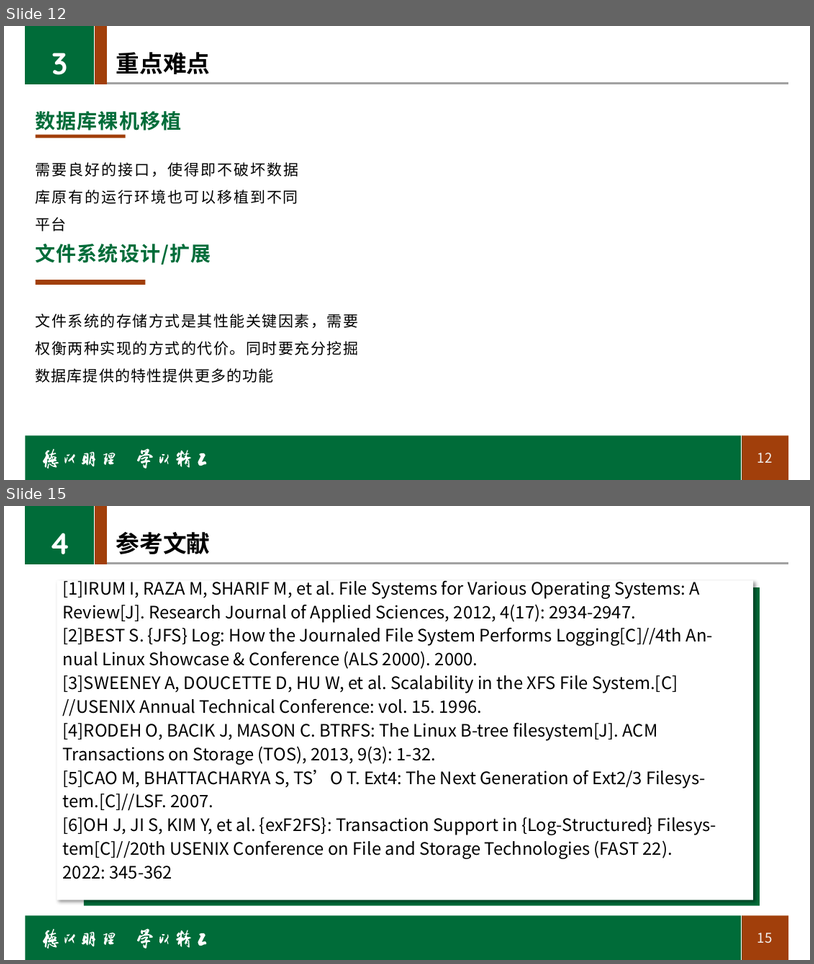
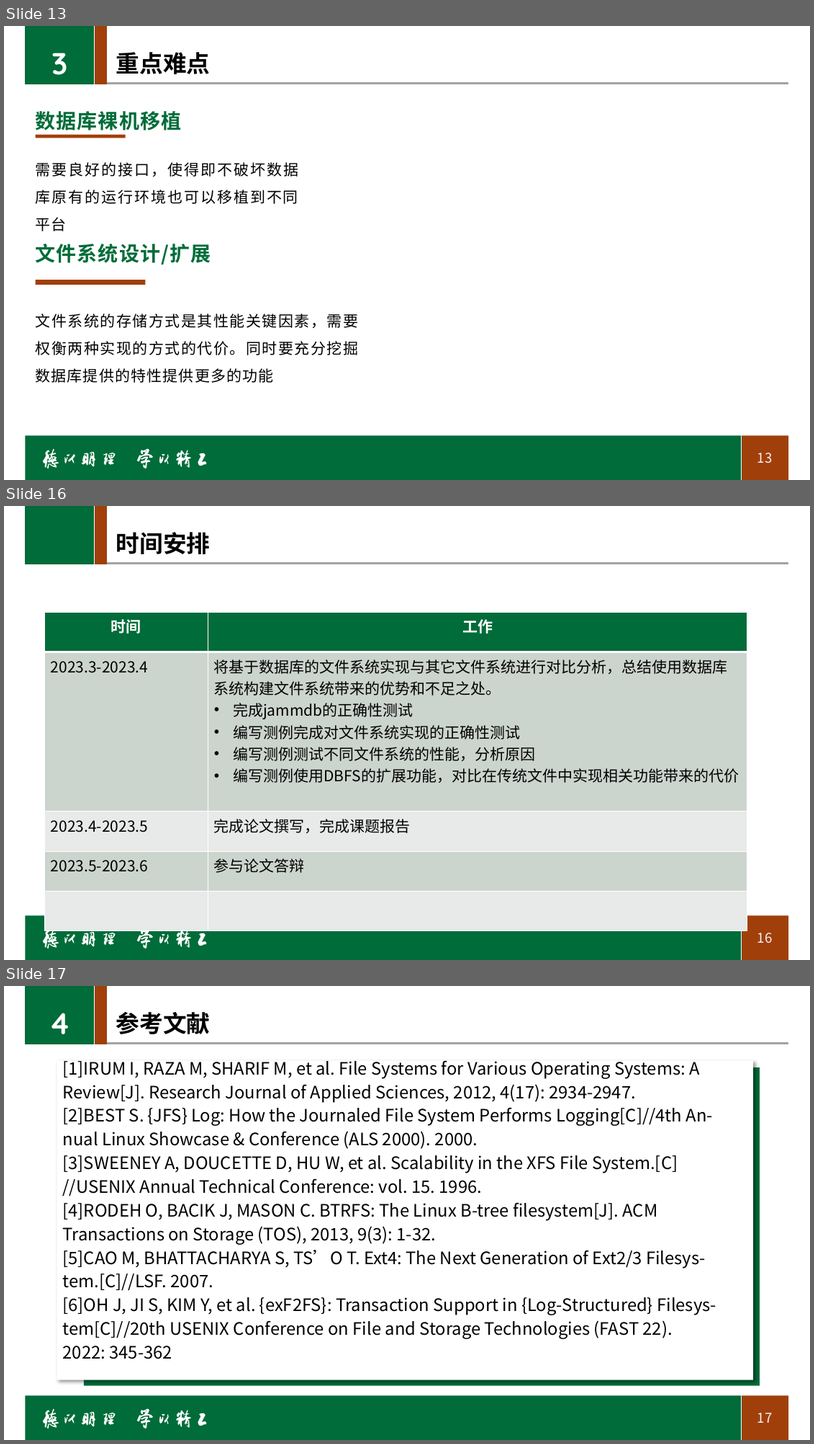
Before and after one commit to Godones/graduation-project, a slide deck: 开题报告.pptx. Shown one above the other, each under a label of ours: slides 12 and 15 before the commit, slides 13, 16 and 17 after it; the slides between them are not shown. The pictures are 814x964 and 814x1444 pixels, drawn with LibreOffice and Linux fonts; fonts in the diff are those of the drawing; background and template pictures are left out. Boxes give left, top, right and bottom in pixels: in the first picture for what was removed or moved away, otherwise in the second. Text is boxed around its words. In the diff, an @@ line names an element or a change of style, - is before the commit and + after.

```diff
--- a/开题报告.pptx
+++ b/开题报告.pptx
@@ slide 16 added at <box>4,506,810,960</box>, background #FFFFFF; not listed: 24 template elements that a slide beside it also shows @@
@@ title added at <box>116,532,211,554</box>, 28 pt, text #000000, bold @@
+时间安排
@@ table added at <box>44,612,748,886</box>, 5 rows, 2 columns @@
+时间 | 工作
+2023.3-2023.4 | 将基于数据库的文件系统实现与其它文件系统进行对比分析，总结使用数据库系统构建文件系统带来的优势和不足之处。 / 完成jammdb的正确性测试 / 编写测例完成对文件系统实现的正确性测试 / 编写测例测试不同文件系统的性能，分析原因 / 编写测例使用DBFS的扩展功能，对比在传统文件中实现相关功能带来的代价
+2023.4-2023.5 | 完成论文撰写，完成课题报告
+2023.5-2023.6 | 参与论文答辩
+ | 
@@ what was slide 12 is now slide 13 @@
@@ page number at <box>758,452,773,463</box>: text changed @@
-12
+13
@@ what was slide 15 is now slide 17 @@
@@ page number at <box>758,1412,773,1422</box>: text changed @@
-15
+17
```
Also in this commit, not shown: 4 slides changed, 1 other slide added.
